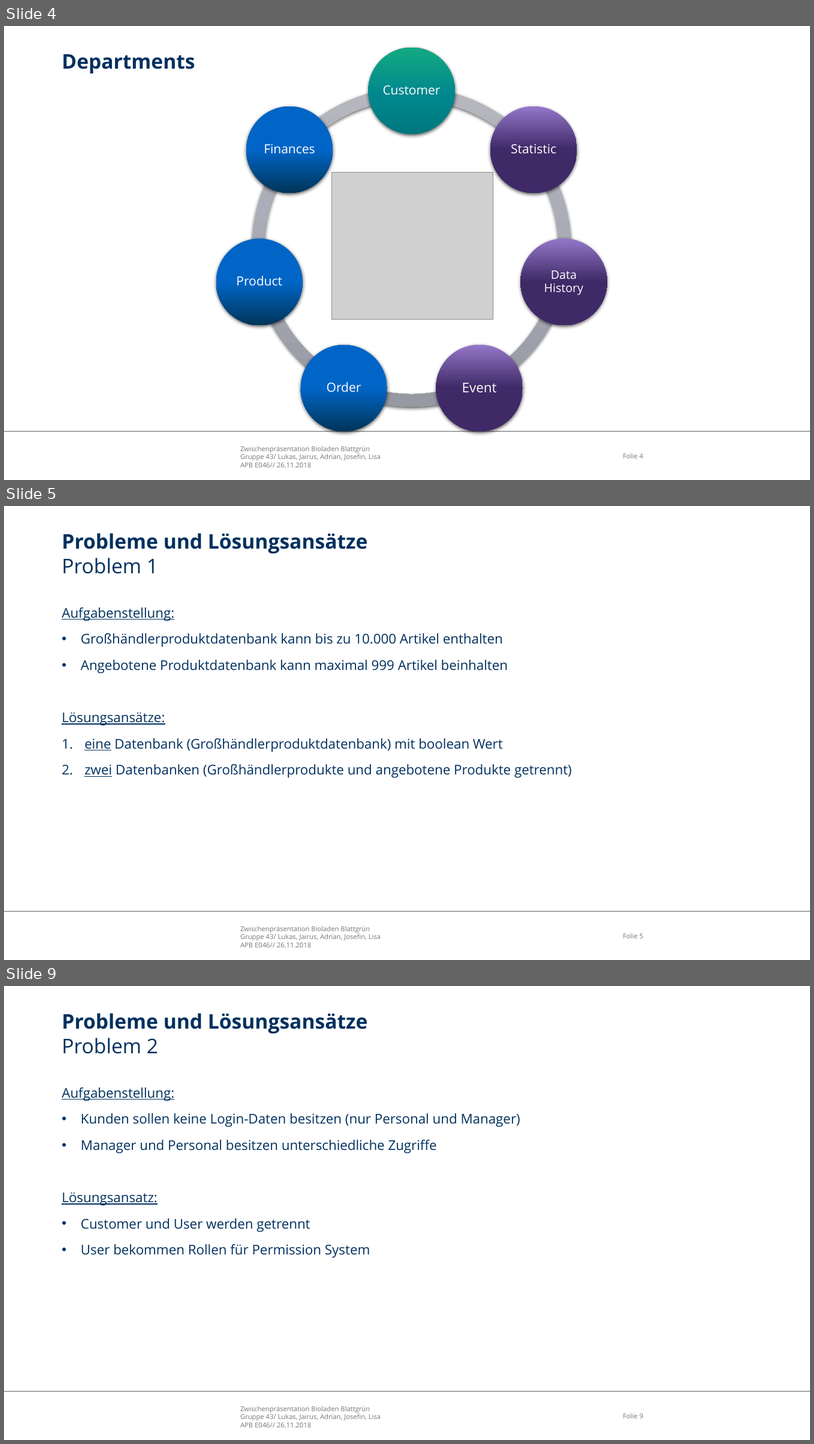
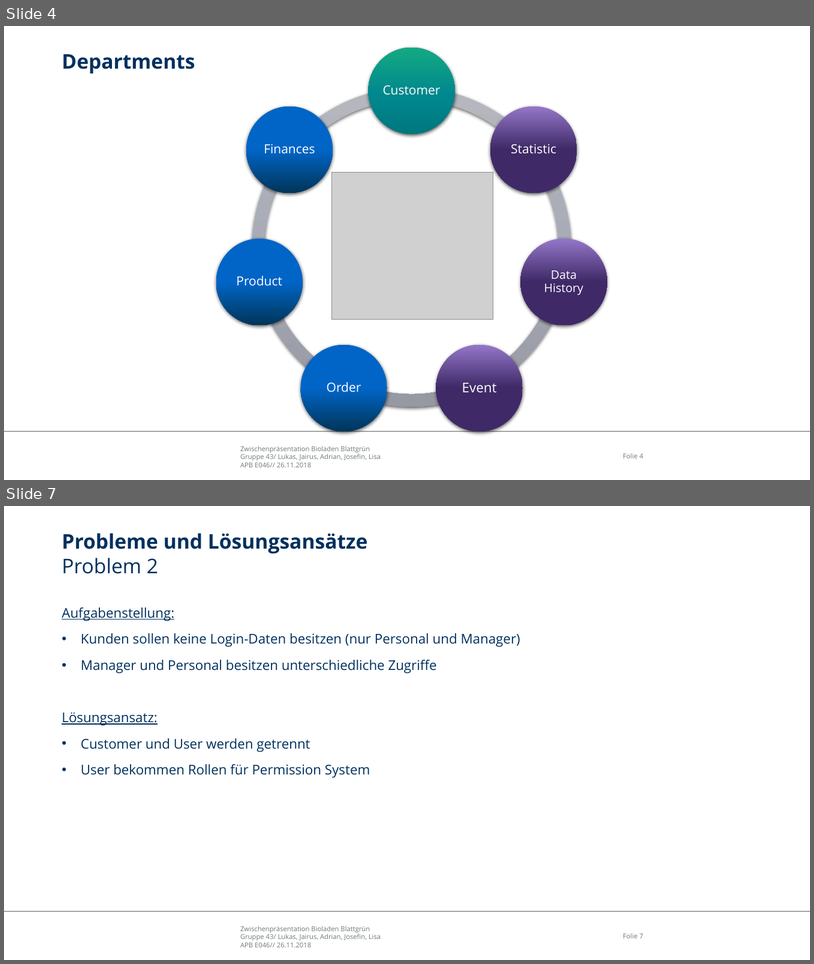
Before and after one commit to LimitlessGreen/swt18w43, a slide deck: src/main/presentation/Zwischenpraesentation.pptx. Shown one above the other, each under a label of ours: slides 4, 5 and 9 before the commit, slides 4 and 7 after it; the slides between them are not shown. The pictures are 814x1444 and 814x964 pixels, drawn with LibreOffice and Linux fonts; fonts in the diff are those of the drawing; grey boxes stand for pictures; background and template pictures are left out. Boxes give left, top, right and bottom in pixels: in the first picture for what was removed or moved away, otherwise in the second. Text is boxed around its words. In the diff, an @@ line names an element or a change of style, - is before the commit and + after.

```diff
--- a/src/main/presentation/Zwischenpraesentation.pptx
+++ b/src/main/presentation/Zwischenpraesentation.pptx
@@ slide 5 removed at [4,506,810,960], background #FFFFFF; not listed: 3 template elements that a slide beside it also shows @@
@@ title removed at [62,533,368,574] @@
-Probleme und Lösungsansätze
-Problem 1
@@ text removed at [62,607,572,778] @@
-Aufgabenstellung:
-• Großhändlerproduktdatenbank kann bis zu 10.000 Artikel enthalten
-• Angebotene Produktdatenbank kann maximal 999 Artikel beinhalten
-Lösungsansätze:
-1. eine Datenbank (Großhändlerproduktdatenbank) mit boolean Wert
-2. zwei Datenbanken (Großhändlerprodukte und angebotene Produkte getrennt)
@@ what was slide 9 is now slide 7 @@
@@ page number at [623,933,644,938]: text changed @@
-Folie 9
+Folie 7
```
Also in this commit, not shown: 5 slides changed, 1 slide added, 3 other slides removed.
